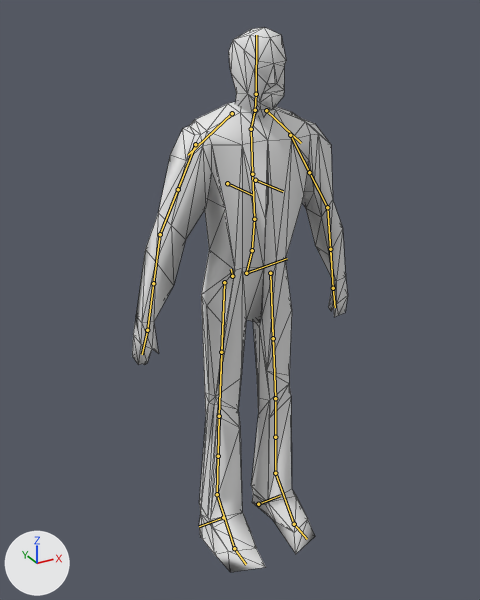
The Blender file ast/models/characters/man.blend as it was, and as the next commit left it.
Rendered twice from a camera (50 mm lens) standing at (-0.765, -1.336, 1.384) and looking at (-0.073, -0.079, 0.755). Arrows for +X, +Y and +Z are at lower left; the lights stay in place. The first picture is the older version. The bones that change, and the others that lie on the model, are drawn over the model as lines. Mesh edges are drawn as thin lines.

Names of what the first picture shows: 'human'.
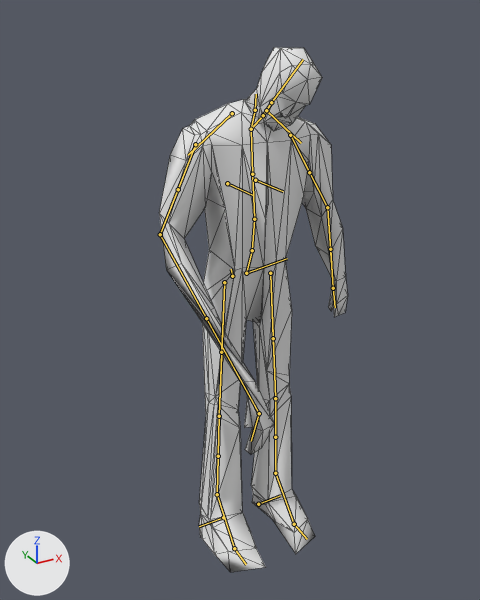
The newer file adds an action. The first version stands in its rest pose; the second is drawn at frame 1 of the action 'rigAction'.

Location of each change, [x1, y1, x2, y2] in pixels of the pictures (480 x 600 px):
'human', posed (12% narrower)
    before: [132, 27, 348, 572]
    after: [159, 47, 348, 572]

The edits, one by one:
Bone 'head' (bone_head) moves from (0.0, 0.0, 0.0) to (0.015, -0.014, 0.04).
Bone 'head' (bone_head) turns from (0, 0, 0) to (38, -3, -20) degrees about its own x, y and z.
Bone 'hand_tweak.R' (bone_hand_tweak_r) moves from (0.0, 0.0, 0.0) to (0.389, -0.011, -0.074).
Bone 'hand_tweak.R' (bone_hand_tweak_r) turns from (0, 0, 0) to (0, -115, 0) degrees about its own x, y and z.
